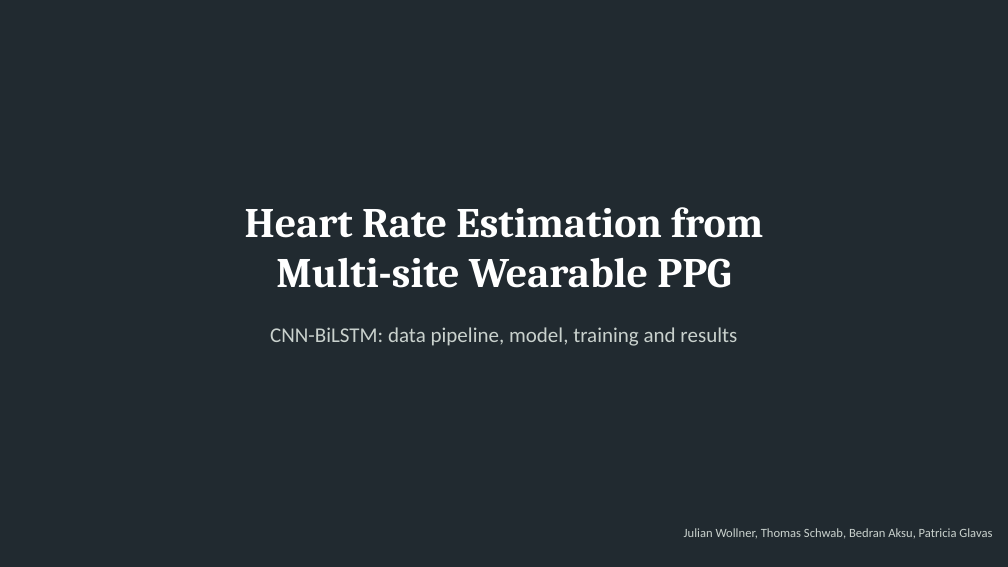
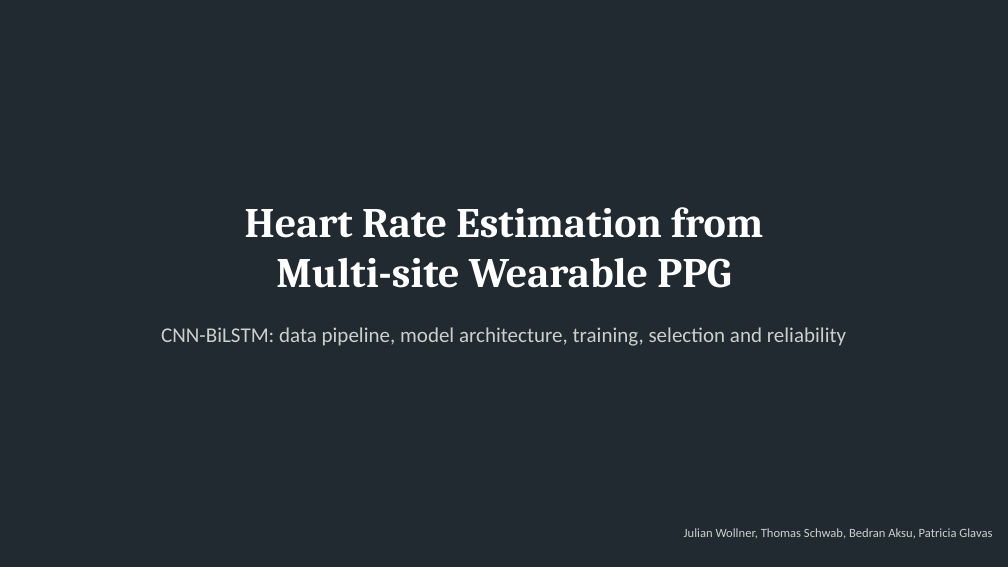
Before and after one commit to havedere/BSAA_HR, a slide deck: slide 1 of docs/hr_cnn_bilstm_results.odp. Drawn at 1008x567 pixels with LibreOffice and Linux fonts; fonts in the diff are those of the drawing. Boxes give left, top, right and bottom in pixels: in the first picture for what was removed or moved away, otherwise in the second. Text is boxed around its words. In the diff, an @@ line names an element or a change of style, - is before the commit and + after.

```diff
--- a/docs/hr_cnn_bilstm_results.odp
+++ b/docs/hr_cnn_bilstm_results.odp
@@ text at [161, 327, 846, 346]: text changed @@
-CNN-BiLSTM: data pipeline, model, training and results
+CNN-BiLSTM: data pipeline, model architecture, training, selection and reliability
```
Also in this commit, not shown: 5 other slides changed, 28 slides added, 6 slides removed, 3 other files.
